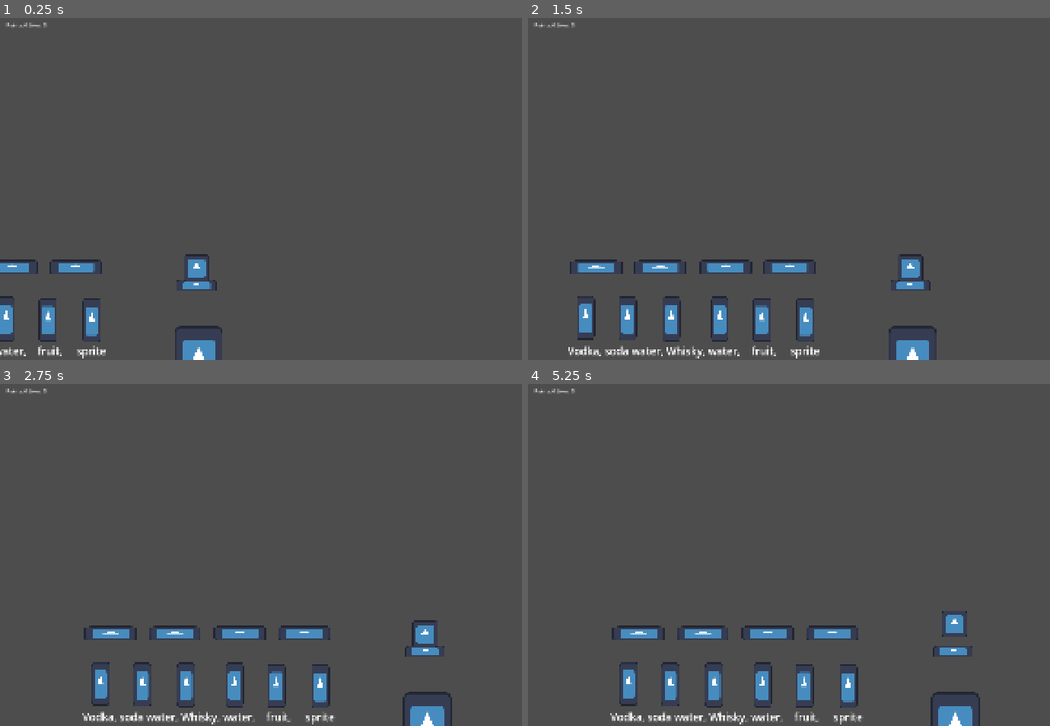
Above: before the commit, frames 1-4 (two rows, left to right).
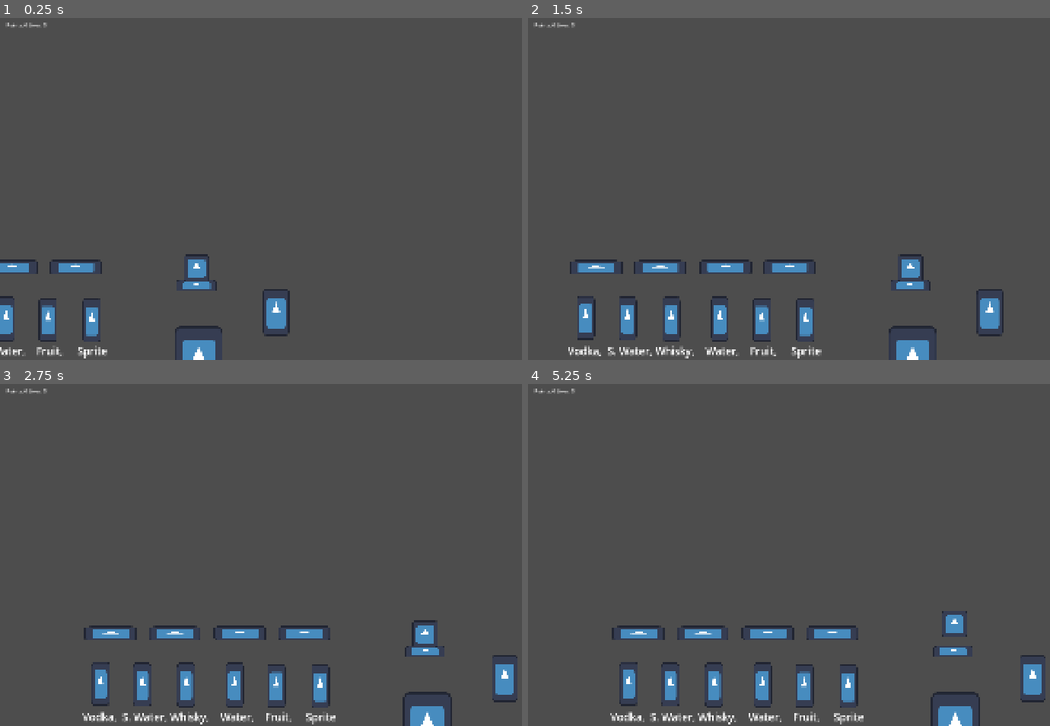
Above: after the commit, the same moments.

Repository: witenson-cmyk/cyBar-tender
Game: Godot game, scene res://node_2d.tscn
The game is run twice, just before and just after one commit, with the same random seed, the same clock (stepped at 60 frames per second) and the same inputs. The engine's default icon, where the game draws it, is replaced by a stand-in: a white triangle on a blue panel in a dark square.
Inputs (mouse positions are in pixels of both pictures, inside the frame that each line leads up to):
- Up to frame 1 (0.25 s): no input
- Up to frame 2 (1.5 s): click (533, 318) at 0.52 s; click "fdafdsafdsafdsa" at 1.25 s
- Up to frame 3 (2.75 s): click (57, 684) at 2.02 s
- Up to frame 4 (5.25 s): click "fdafdsafdsafdsa" at 2.75 s; click (627, 684) at 3.52 s; click "fdafdsafdsafdsa" at 4.25 s; tap Enter at 5 s; move the mouse to (966, 537) at 5.02 s

The runs differ from the first frame. In frame 1, 0.7% of the frame differs, in the area x 0-56%, y 79-100%; in frame 2, 1.0%, in the area x 14-92%, y 79-100%; in frame 3, 0.9%; in frame 4, 0.9%.

Commit message:
tazer implemented and points reworked

Diff:
--- a/node_2d.tscn
+++ b/node_2d.tscn
@@ -3,6 +3,7 @@
 [ext_resource type="Script" uid="uid://ben7ipj4cu25a" path="res://gameManager.gd" id="1_0hol4"]
 [ext_resource type="Texture2D" uid="uid://dny8qq63v8p6l" path="res://icon.svg" id="1_wtcfe"]
 [ext_resource type="Script" uid="uid://bqb10su8238hf" path="res://liquid.gd" id="3_epypp"]
+[ext_resource type="Script" uid="uid://dykgcvsu6yety" path="res://tazer.gd" id="5_kdubu"]
 [ext_resource type="Script" uid="uid://byimbx3sgyx57" path="res://drawer.gd" id="5_q6r6c"]
 
 [sub_resource type="RectangleShape2D" id="RectangleShape2D_rp3bj"]
@@ -20,6 +21,9 @@
 
 [sub_resource type="LabelSettings" id="LabelSettings_0hol4"]
 font_size = 33
+
+[sub_resource type="RectangleShape2D" id="RectangleShape2D_d21ai"]
+size = Vector2(88, 152)
 
 [node name="Node2D" type="Node2D" unique_id=2027772063]
 script = ExtResource("1_0hol4")
@@ -290,6 +294,7 @@
 offset_top = 13.0
 offset_right = 216.0
 offset_bottom = 77.0
+metadata/_edit_use_anchors_ = true
 
 [node name="CanvasLayer" type="CanvasLayer" parent="Control" unique_id=1866058415]
 
@@ -298,14 +303,37 @@
 offset_top = 13.0
 offset_right = 60.0
 offset_bottom = 36.0
+metadata/_edit_use_anchors_ = true
 
 [node name="Label" type="Label" parent="." unique_id=356046835]
 offset_left = 95.0
 offset_top = 1030.0
 offset_right = 1020.0
 offset_bottom = 1139.0
-text = "Vodka, soda water, Whisky, water,    fruit,     sprite"
+text = "Vodka,  S. Water, Whisky,    Water,    Fruit,     Sprite"
 label_settings = SubResource("LabelSettings_0hol4")
+
+[node name="tazer" type="Area2D" parent="." unique_id=1300496687]
+position = Vector2(1427, 931)
+script = ExtResource("5_kdubu")
+
+[node name="CollisionShape2D" type="CollisionShape2D" parent="tazer" unique_id=1587944148]
+shape = SubResource("RectangleShape2D_d21ai")
+
+[node name="Sprite2D" type="Sprite2D" parent="tazer/CollisionShape2D" unique_id=1253082562]
+scale = Vector2(0.6640625, 1.1484375)
+texture = ExtResource("1_wtcfe")
+
+[node name="Button" type="Button" parent="tazer/CollisionShape2D/Sprite2D" unique_id=1610742361]
+modulate = Color(1, 1, 1, 0)
+anchors_preset = -1
+anchor_right = 1.065
+anchor_bottom = 1.051
+offset_left = -70.776474
+offset_top = -66.17687
+offset_right = -64.03764
+offset_bottom = -63.997383
+metadata/_edit_use_anchors_ = true
 
 [connection signal="button_down" from="vodka/CollisionShape2D/Sprite2D/Button" to="vodka" method="_on_button_button_down"]
 [connection signal="button_up" from="vodka/CollisionShape2D/Sprite2D/Button" to="vodka" method="_on_button_button_up"]
@@ -319,3 +347,5 @@
 [connection signal="button_up" from="soda water/CollisionShape2D/Sprite2D/Button" to="soda water" method="_on_button_button_up"]
 [connection signal="button_down" from="whisky/CollisionShape2D/Sprite2D/Button" to="whisky" method="_on_button_button_down"]
 [connection signal="button_up" from="whisky/CollisionShape2D/Sprite2D/Button" to="whisky" method="_on_button_button_up"]
+[connection signal="button_down" from="tazer/CollisionShape2D/Sprite2D/Button" to="tazer" method="_on_button_button_down"]
+[connection signal="button_up" from="tazer/CollisionShape2D/Sprite2D/Button" to="tazer" method="_on_button_button_up"]
--- a/object.gd
+++ b/object.gd
@@ -8,7 +8,7 @@
 var wanted
 var got
 
-# Called when the node enters the scene tree for the first time.
+# Called when the node enters the scene tree for the first time.simple and clean birth by sleep
 func _ready() -> void:
 	pass # Replace with function body.
 
@@ -44,7 +44,7 @@
 				added.sort()
 				thing.wants.sort()
 				if added==thing.wants:
-					get_tree().current_scene.points+=100
+					get_tree().current_scene.points+=added.size()*50
 				else:
 					get_tree().current_scene.lives=get_tree().current_scene.lives-1
 				thing.queue_free()
--- a/patron.gd
+++ b/patron.gd
@@ -4,6 +4,8 @@
 var random=RandomNumberGenerator.new()
 @export var timerMax = 7500
 var timer=timerMax
+var tazed=false
+var label
 
 # Called when the node enters the scene tree for the first time.
 func _ready() -> void:
@@ -19,9 +21,8 @@
 					good=true
 				else:
 					chance+=10
-	var label=get_node("patron label")
-	for another in wants:
-		label.text+=another+"\n"
+	label=get_node("patron label")
+
 
 
 # Called every frame. 'delta' is the elapsed time since the previous frame.
@@ -32,3 +33,7 @@
 		get_tree().current_scene.lives=get_tree().current_scene.lives-1
 		queue_free()
 	get_node("TextureProgressBar").value = timer*100/timerMax
+	var text = ""
+	for another in wants:
+		text+=another+"\n"
+	label.text=text
--- a/patron.tscn
+++ b/patron.tscn
@@ -13,6 +13,7 @@
 [sub_resource type="GradientTexture2D" id="GradientTexture2D_d6qpe"]
 gradient = SubResource("Gradient_44a8u")
 width = 350
+height = 32
 fill_from = Vector2(1, 1)
 fill_to = Vector2(0.9908257, 0.5963303)
 
@@ -22,6 +23,7 @@
 [sub_resource type="GradientTexture2D" id="GradientTexture2D_alh21"]
 gradient = SubResource("Gradient_q3y7j")
 width = 350
+height = 32
 
 [node name="patron" type="Area2D" unique_id=2080469962]
 script = ExtResource("1_44a8u")
@@ -43,9 +45,9 @@
 
 [node name="TextureProgressBar" type="TextureProgressBar" parent="." unique_id=448932028]
 offset_left = -175.0
-offset_top = -314.0
-offset_right = 825.0
-offset_bottom = -250.0
+offset_top = -275.0
+offset_right = 175.0
+offset_bottom = -243.0
 step = 0.0
 texture_under = SubResource("GradientTexture2D_d6qpe")
 texture_progress = SubResource("GradientTexture2D_alh21")
--- /dev/null
+++ b/tazer.gd
@@ -0,0 +1,35 @@
+extends Area2D
+var dragging=false
+var off = Vector2(0,0)
+var lastok
+var random=RandomNumberGenerator.new()
+
+# Called when the node enters the scene tree for the first time.
+func _ready():
+	lastok=global_position
+# Called every frame. 'delta' is the elapsed time since the previous frame.
+func _process(delta: float) -> void:
+	if dragging:
+		position = get_global_mouse_position()-off
+	else:
+		position=lerp(position,lastok,.2)
+
+
+func _on_button_button_down() -> void:
+	dragging = true
+	off = get_global_mouse_position() - global_position
+
+
+func _on_button_button_up() -> void:
+	dragging = false
+	var placed=get_overlapping_areas()
+	for thing in placed:
+		if thing.get_meta("patron")==true and thing.tazed==false:
+			thing.tazed=true
+			var toRemove=[]
+			for other in thing.wants:
+				if random.randi()%100<=20:
+					toRemove.append(other)
+			if !toRemove.is_empty():
+				for another in toRemove:
+					thing.wants.erase(another)
Not shown, added: tazer.gd.uid
